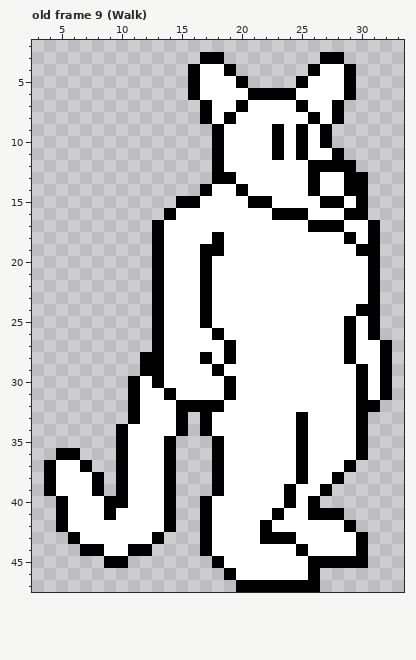
Edited in one commit: pixel-art file (TerraGuardian Sprites/Panther Guardian.aseprite). That is the earlier state.
48x48 pixels, 27 frames. Shown: old frame 9 (Walk): x 3..33, y 2..47.
Now the later version:
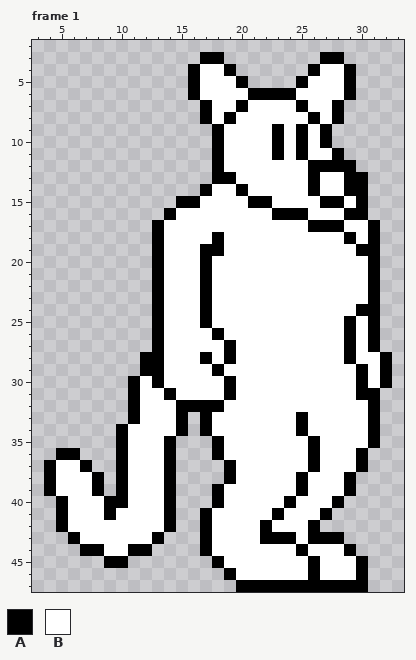
Palette (. is transparent): A #000000  B #ffffff
A new or re-ordered frame is compared with the old frame closest to it.
The exact change:
frames re-ordered
Frame 1 against old frame 9 (Walk):
y 27: x 31..32 BA -> A.
y 31: x 31..32 BA -> A.
y 32: x 30 A -> B
y 33..34: x 30..31 A. -> BA
y 35: x 25..26 AB -> BA; x 30..31 A. -> BA
y 36: x 25..26 AB -> BA
y 37: x 18..19 AB -> .A; x 25..26 AB -> BA; x 29..30 A. -> BA
y 38: x 18..19 AB -> .A; x 28..29 A. -> BA
y 39: x 24..25 AB -> BA; x 27..29 A.. -> BBA
y 40: x 17..18 AB -> .A; x 26..28 A.. -> BBA
y 41: x 26 A -> B; x 28 A -> .
y 42: x 26..29 BBBA -> A...
y 43: x 26..30 BBBBA -> AAA..
y 44: x 29..30 BA -> A.
y 45: x 27..29 AAA -> BBB
y 46: x 27..30 .... -> BBBA
y 47: x 27..30 .... -> AAAA
Boxes around the changes in both pictures, in picture pixels (x1, y1, x2, y2):
changed: (284, 340, 392, 592)
changed: (200, 460, 236, 508)
